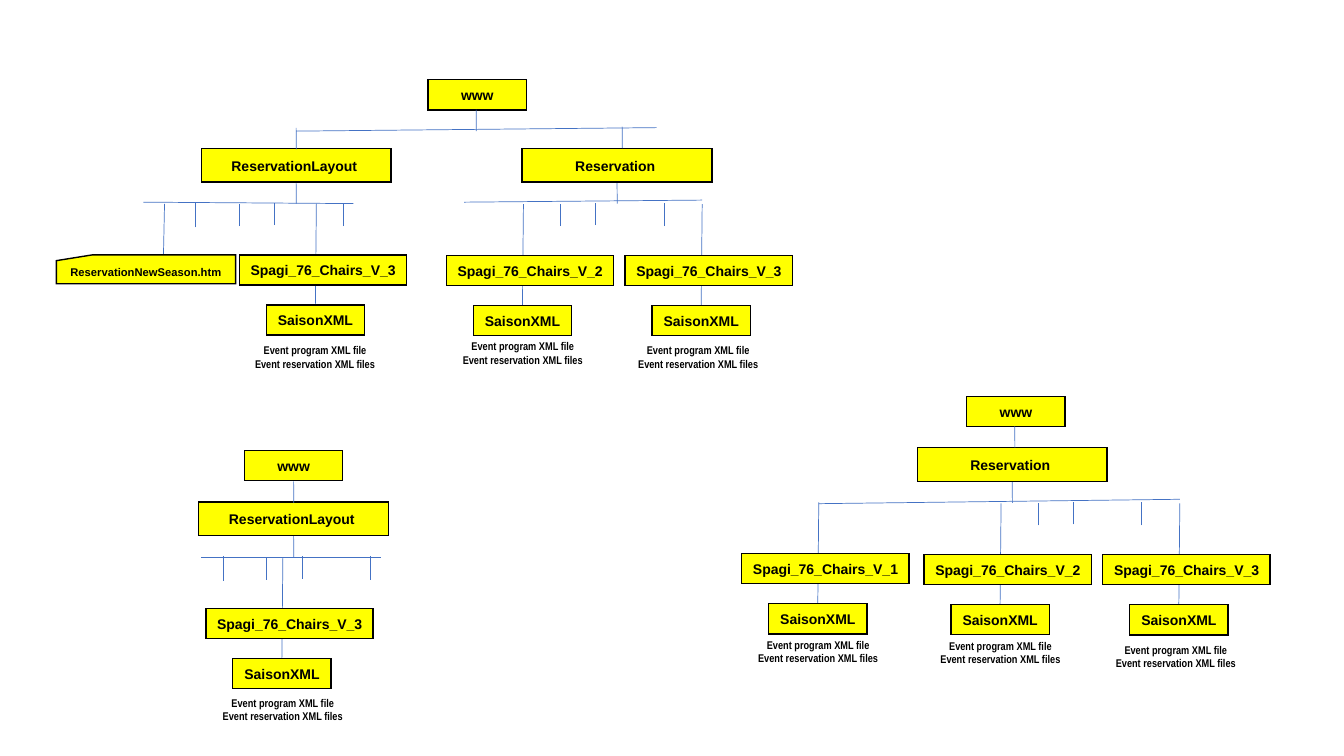
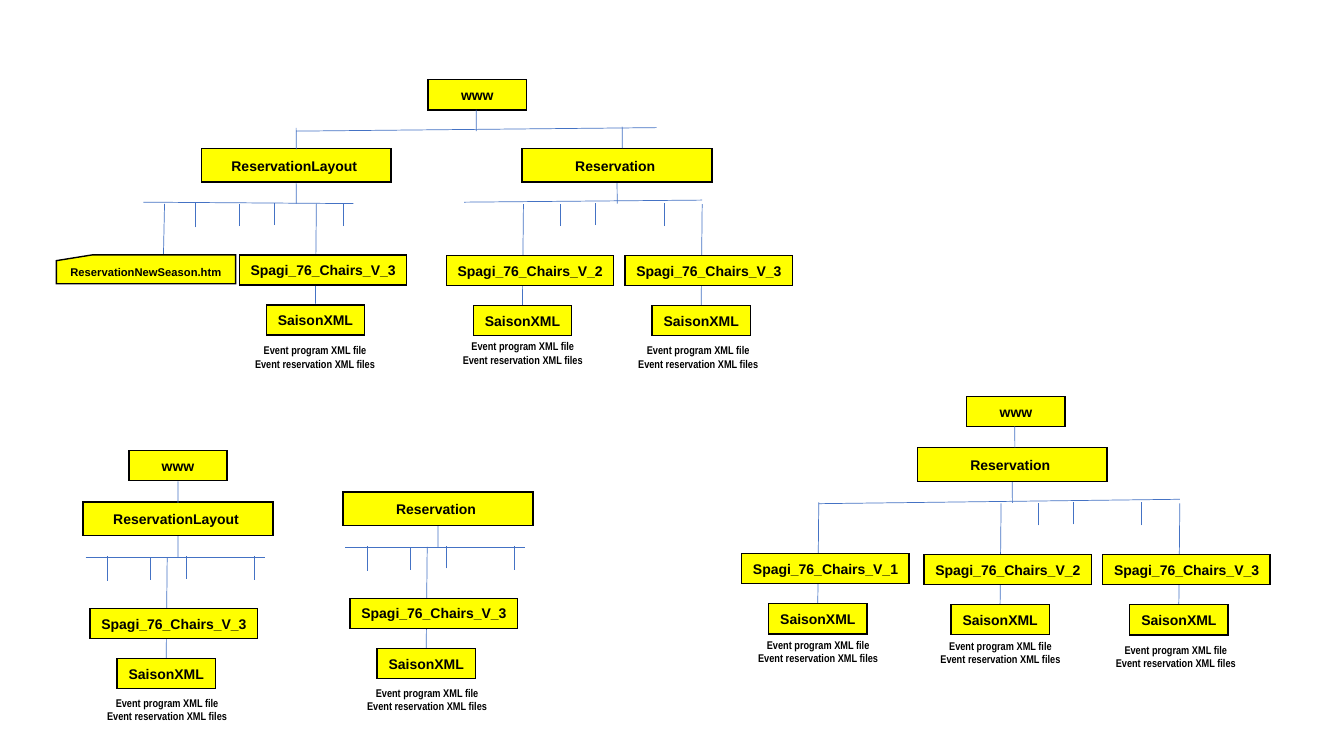
Before and after one commit to JazzLiveAarau/WwwReservationLayout, a slide deck: slide 10 of Description/ResrvationNewLayout.pptx. Drawn at 1344x756 pixels with LibreOffice and Linux fonts; fonts in the diff are those of the drawing. Boxes give left, top, right and bottom in pixels: in the first picture for what was removed or moved away, otherwise in the second. Text is boxed around its words. In the diff, an @@ line names an element or a change of style, - is before the commit and + after.

Commit message:
Modification reservation cards

```diff
--- a/Description/ResrvationNewLayout.pptx
+++ b/Description/ResrvationNewLayout.pptx
@@ rectangle added at (343,492,532,525), fill #FFFF00, outline #000000 1 pt, 10 pt, text #000000, bold @@
+Reservation
@@ line added from (439, 547) to (438, 525), #4472C4 0.5 pt @@
@@ 8 lines, 4 rectangles, 1 text: place and size @@
-8 lines, 4 rectangles, 1 text at (199,451,388,720)
+8 lines, 4 rectangles, 1 text at (83,451,272,720)
@@ line added from (346, 547) to (525, 547), #4472C4 0.5 pt @@
@@ line added from (368, 571) to (368, 546), #4472C4 0.5 pt @@
@@ line added from (411, 570) to (411, 547), #4472C4 0.5 pt @@
@@ line added from (426, 648) to (427, 547), #4472C4 0.5 pt @@
@@ line added from (447, 569) to (447, 546), #4472C4 0.5 pt @@
@@ line added from (514, 570) to (514, 546), #4472C4 0.5 pt @@
@@ rectangle added at (350,599,517,629), fill #FFFF00, outline #000000 1 pt, 10 pt, text #000000, bold @@
+Spagi_76_Chairs_V_3
@@ rectangle added at (377,648,476,679), fill #FFFF00, outline #000000 1 pt, 10 pt, text #000000, bold @@
+SaisonXML
@@ text added at (367,689,487,710), 8 pt, text #000000, bold @@
+Event program XML file
+Event reservation XML files
```
Also in this commit, not shown: 1 other slide changed, 1 other file.
